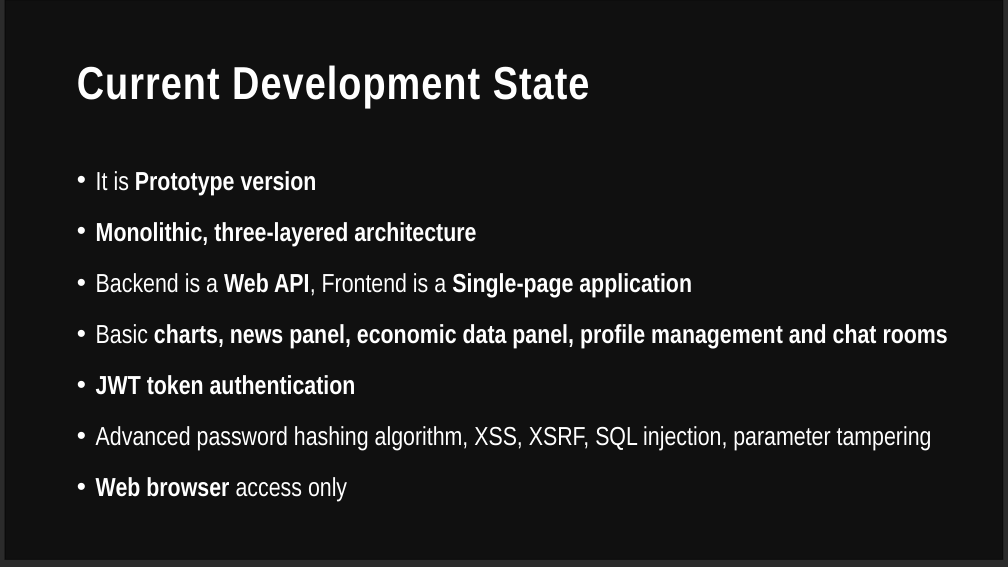
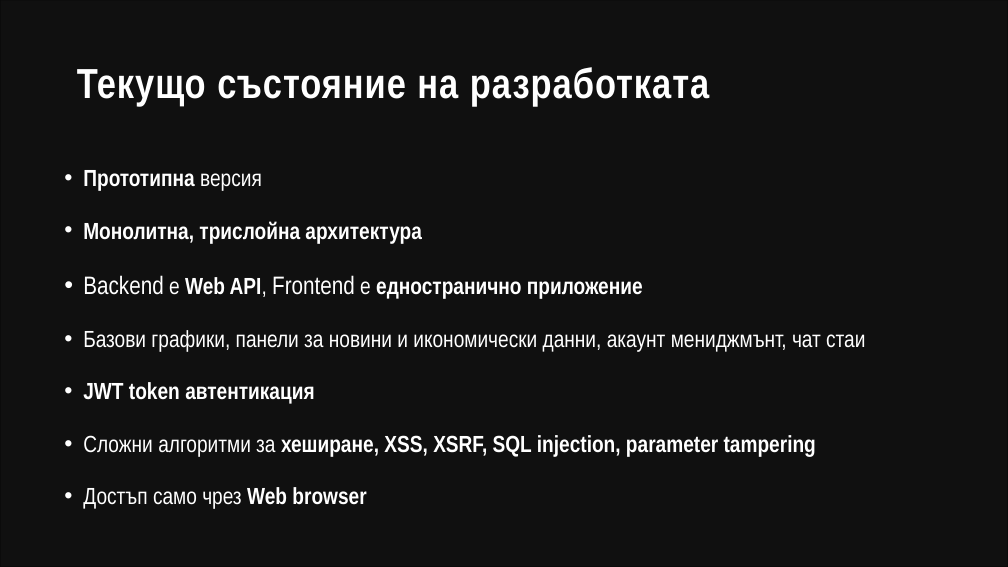
Before and after one commit to Alexxx2207/Profitable, a slide deck: slide 5 of Presentation/Profitable_presentation.pptx. Drawn at 1008x567 pixels with LibreOffice and Linux fonts; fonts in the diff are those of the drawing; background and template pictures are left out; a plain dark background stands for a picture behind light text. Boxes give left, top, right and bottom in pixels: in the first picture for what was removed or moved away, otherwise in the second. Text is boxed around its words. In the diff, an @@ line names an element or a change of style, - is before the commit and + after.

```diff
--- a/Presentation/Profitable_presentation.pptx
+++ b/Presentation/Profitable_presentation.pptx
@@ rectangle: place and size @@
-rectangle at <box>5,0,1003,560</box>
+rectangle at <box>0,0,1008,567</box>
@@ title at <box>77,67,709,106</box>: text changed; size 44 to 40 pt @@
-Current Development State
+Текущо състояние на разработката
@@ text at <box>83,170,865,509</box>: text changed; size 24.8 to 22.2 pt @@
-• It is Prototype version
-• Monolithic, three-layered architecture
-• Backend is a Web API, Frontend is a Single-page application
-• Basic charts, news panel, economic data panel, profile management and chat rooms
-• JWT token authentication
-• Advanced password hashing algorithm, XSS, XSRF, SQL injection, parameter tampering
-• Web browser access only
+• Прототипна версия
+• Монолитна, трислойна архитектура
+• Backend е Web API, Frontend е едностранично приложение
+• Базови графики, панели за новини и икономически данни, акаунт мениджмънт, чат стаи
+• JWT token автентикация
+• Сложни алгоритми за хеширане, XSS, XSRF, SQL injection, parameter tampering
+• Достъп само чрез Web browser
```
Also in this commit, not shown: 2 other slides changed, 6 slides added, 6 slides removed.
